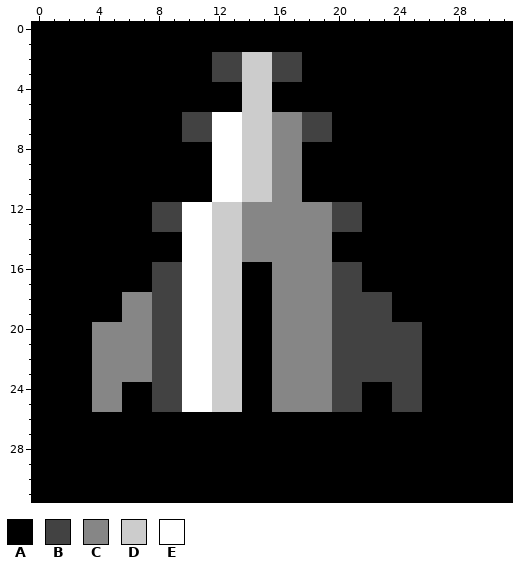
Two versions of one pixel-art sprite, GameClient/resources/Ship.png. Above: the version before the commit.
The file is 32x32 pixels.
Palette (. is transparent): A #000000  B #424242  C #868686  D #cccccc  E #ffffff
Pixels before, first column x 0:
 0 AAAAAAAAAAAAAAAAAAAAAAAAAAAAAAAA
 1 AAAAAAAAAAAAAAAAAAAAAAAAAAAAAAAA
 2 AAAAAAAAAAAABBDDBBAAAAAAAAAAAAAA
 3 AAAAAAAAAAAABBDDBBAAAAAAAAAAAAAA
 4 AAAAAAAAAAAAAADDAAAAAAAAAAAAAAAA
 5 AAAAAAAAAAAAAADDAAAAAAAAAAAAAAAA
 6 AAAAAAAAAABBEEDDCCBBAAAAAAAAAAAA
 7 AAAAAAAAAABBEEDDCCBBAAAAAAAAAAAA
 8 AAAAAAAAAAAAEEDDCCAAAAAAAAAAAAAA
 9 AAAAAAAAAAAAEEDDCCAAAAAAAAAAAAAA
10 AAAAAAAAAAAAEEDDCCAAAAAAAAAAAAAA
11 AAAAAAAAAAAAEEDDCCAAAAAAAAAAAAAA
12 AAAAAAAABBEEDDCCCCCCBBAAAAAAAAAA
13 AAAAAAAABBEEDDCCCCCCBBAAAAAAAAAA
14 AAAAAAAAAAEEDDCCCCCCAAAAAAAAAAAA
15 AAAAAAAAAAEEDDCCCCCCAAAAAAAAAAAA
16 AAAAAAAABBEEDDAACCCCBBAAAAAAAAAA
17 AAAAAAAABBEEDDAACCCCBBAAAAAAAAAA
18 AAAAAACCBBEEDDAACCCCBBBBAAAAAAAA
19 AAAAAACCBBEEDDAACCCCBBBBAAAAAAAA
20 AAAACCCCBBEEDDAACCCCBBBBBBAAAAAA
21 AAAACCCCBBEEDDAACCCCBBBBBBAAAAAA
22 AAAACCCCBBEEDDAACCCCBBBBBBAAAAAA
23 AAAACCCCBBEEDDAACCCCBBBBBBAAAAAA
24 AAAACCAABBEEDDAACCCCBBAABBAAAAAA
25 AAAACCAABBEEDDAACCCCBBAABBAAAAAA
26 AAAAAAAAAAAAAAAAAAAAAAAAAAAAAAAA
27 AAAAAAAAAAAAAAAAAAAAAAAAAAAAAAAA
28 AAAAAAAAAAAAAAAAAAAAAAAAAAAAAAAA
29 AAAAAAAAAAAAAAAAAAAAAAAAAAAAAAAA
30 AAAAAAAAAAAAAAAAAAAAAAAAAAAAAAAA
31 AAAAAAAAAAAAAAAAAAAAAAAAAAAAAAAA
After the commit:
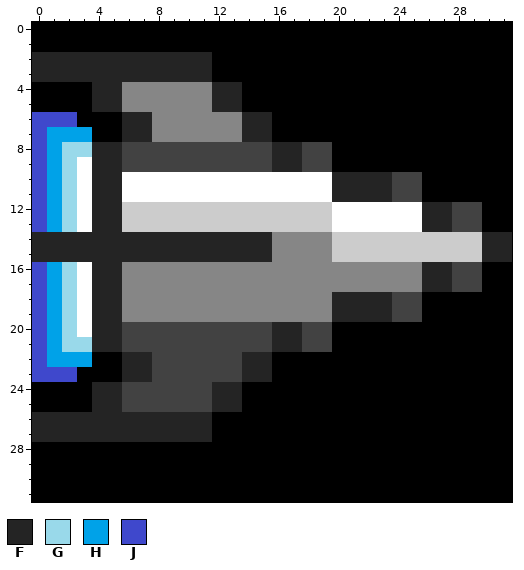
Colours new in this view: F #242424  G #99d9ea  H #00a2e8  J #3f48cc
Change:
Changed rows in their new state; - is an unchanged pixel.
first column x 0:
 2 FFFFFFFFFFFFAAAAAA--------------
 3 FFFFFFFFFFFFAAAAAA--------------
 4 ----FFCCCCCCFFAA----------------
 5 ----FFCCCCCCFFAA----------------
 6 JJJ---FFCCCCCCFFAAAA------------
 7 JHHH--FFCCCCCCFFAAAA------------
 8 JHGGFFBBBBBBBBBBFFBB------------
 9 JHGEFFBBBBBBBBBBFFBB------------
10 JHGEFFEEEEEE--EEEEEEFFFFBB------
11 JHGEFFEEEEEE--EEEEEEFFFFBB------
12 JHGEFFDDDDDD--DDDDDDEEEEEEFFBB--
13 JHGEFFDDDDDD--DDDDDDEEEEEEFFBB--
14 FFFFFFFFFFFFFFFF----DDDDDDDDDDFF
15 FFFFFFFFFFFFFFFF----DDDDDDDDDDFF
16 JHGEFFCCCCCCCCCC----CCCCCCFFBB--
17 JHGEFFCCCCCCCCCC----CCCCCCFFBB--
18 JHGEFF--CCCCCCCC----FFFFBB------
19 JHGEFF--CCCCCCCC----FFFFBB------
20 JHGEFFBB--BBBBBBFFBBAAAAAA------
21 JHGGFFBB--BBBBBBFFBBAAAAAA------
22 JHHHAAFF--BBBBFFAAAAAAAAAA------
23 JJJ-AAFF--BBBBFFAAAAAAAAAA------
24 ----FFBB--BBFF--AAAAAA--AA------
25 ----FFBB--BBFF--AAAAAA--AA------
26 FFFFFFFFFFFF--------------------
27 FFFFFFFFFFFF--------------------
Where, in picture pixels (left, top, right, bottom), the same in both pictures:
changed: (32, 52, 512, 442)
